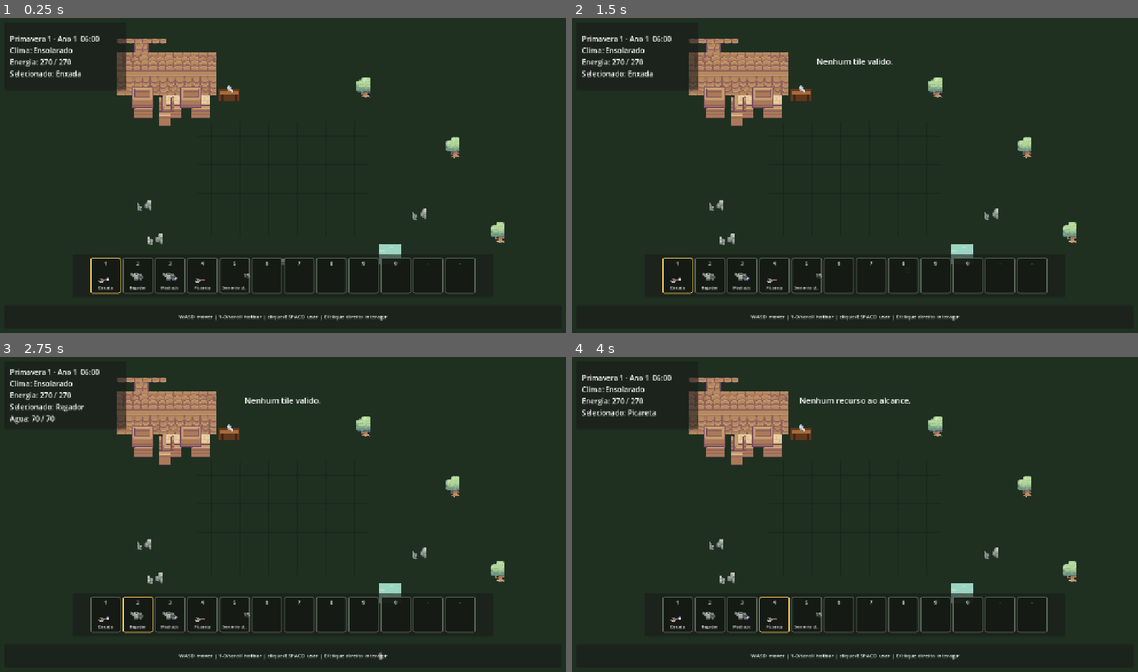
Above: before the commit, frames 1-4 (two rows, left to right).
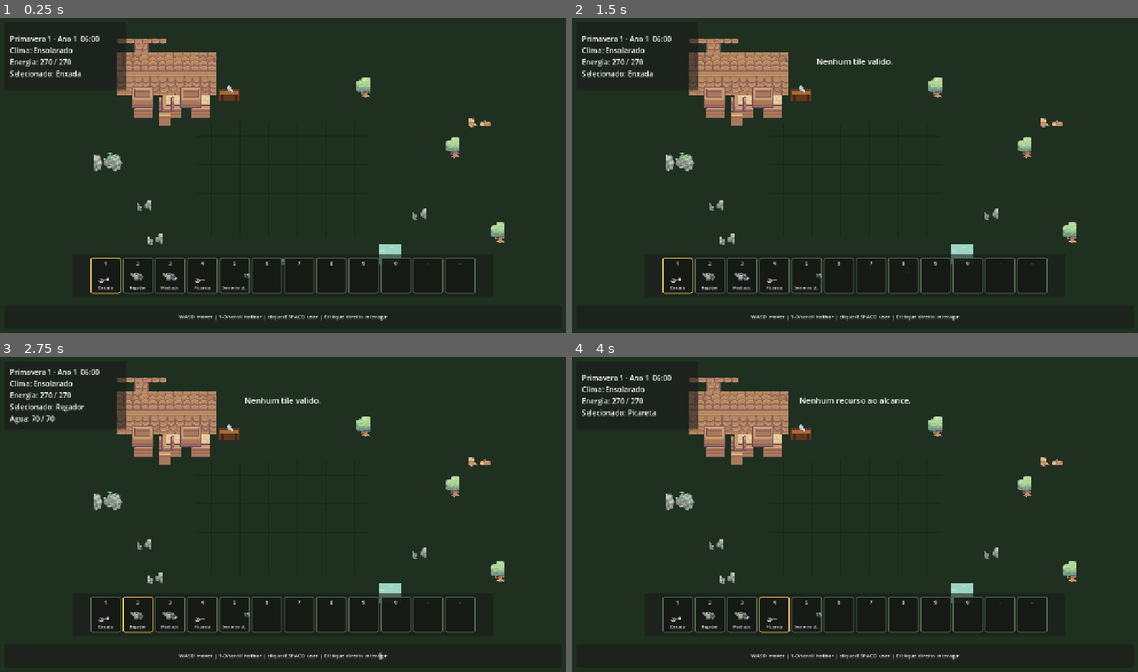
Above: after the commit, the same moments.

Repository: HelioConde/GameSlime
Game: Godot game, scene res://scenes/world/main.tscn
Same seed, same stepped clock (60 frames per second), same inputs: the game is played once before the commit and once after it.
Inputs (mouse positions are in pixels of both pictures, inside the frame that each line leads up to):
- Up to frame 1 (0.25 s): no input
- Up to frame 2 (1.5 s): tap Enter at 0.5 s; move the mouse to (979, 159) at 0.52 s; hold D 0.53-1.28 s; tap E at 0.6 s; click (979, 159) at 0.67 s; tap Space at 0.77, 1.25 s; move the mouse to (741, 191) at 1.27 s; hold S from 1.28 s (still down); tap 1 at 1.35 s
- Up to frame 3 (2.75 s): tap Space at 1.52 s; move the mouse to (339, 445) at 2.02 s; release S at 2.03 s; hold D from 2.03 s (still down); tap 2 at 2.1 s
- Up to frame 4 (4 s): move the mouse to (826, 577) at 2.77 s; release D at 2.78 s; hold W 2.78-3.53 s; tap 3 at 2.85 s; click (826, 577) at 2.92 s; tap Space at 3.02, 3.77 s; tap Enter at 3.5 s; move the mouse to (1024, 561) at 3.52 s; hold A from 3.53 s (still down); tap 4 at 3.6 s

The runs differ from the first frame. In frame 1, 0.3% of the frame differs, in the area x 16-87%, y 31-49%; in frame 2, 0.3%; in frame 3, 0.3%; in frame 4, 0.3%.

Commit message:
feat: place level-gated resource obstacles

Diff:
--- a/scenes/world/main.tscn
+++ b/scenes/world/main.tscn
@@ -11,6 +11,8 @@
 [ext_resource type="PackedScene" path="res://scenes/ui/weather_fx.tscn" id="9_weather"]
 [ext_resource type="PackedScene" path="res://scenes/world/farmhouse.tscn" id="10_house"]
 [ext_resource type="PackedScene" path="res://scenes/world/tool_upgrade_station.tscn" id="11_upgrade"]
+[ext_resource type="PackedScene" path="res://scenes/world/large_stump.tscn" id="12_stump"]
+[ext_resource type="PackedScene" path="res://scenes/world/large_boulder.tscn" id="13_boulder"]
 
 [node name="Main" type="Node2D"]
 texture_filter = 1
@@ -50,6 +52,12 @@
 [node name="RockC" parent="." instance=ExtResource("8_rock")]
 position = Vector2(945, 450)
 
+[node name="LargeStumpGate" parent="." instance=ExtResource("12_stump")]
+position = Vector2(1080, 230)
+
+[node name="LargeBoulderGate" parent="." instance=ExtResource("13_boulder")]
+position = Vector2(250, 330)
+
 [node name="Player" parent="." instance=ExtResource("2_player")]
 position = Vector2(640, 560)
 
Not shown: 1 places in scenes/world/main.tscn that only renumber resources
